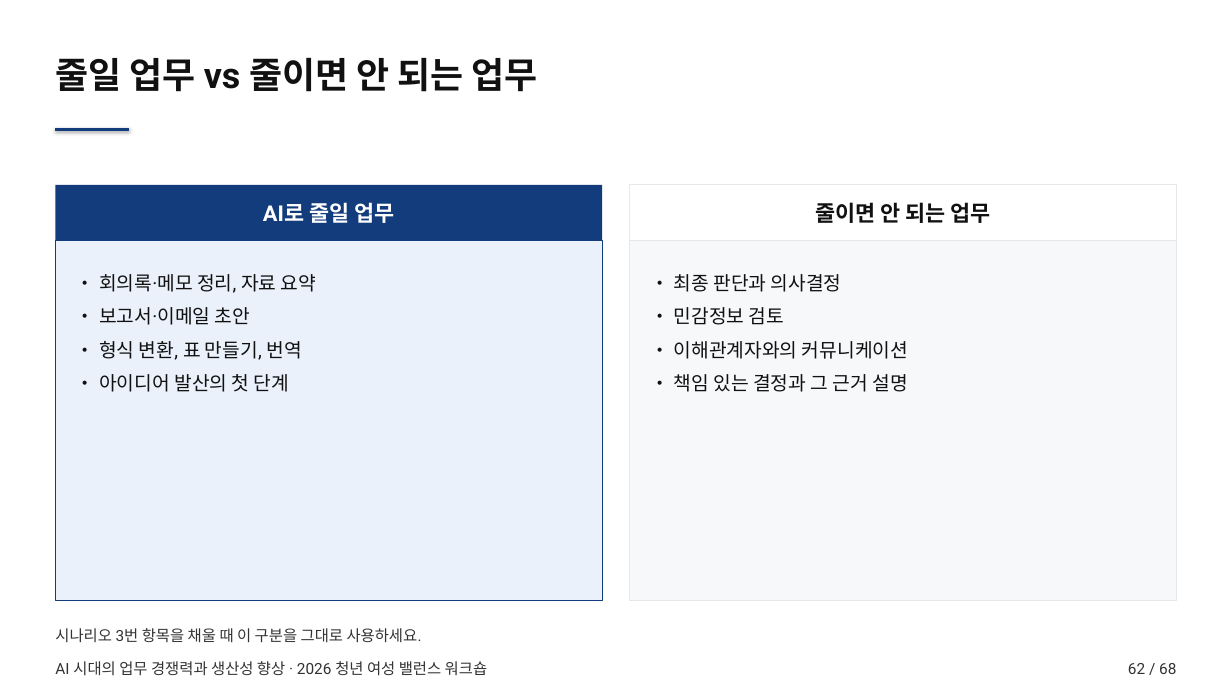
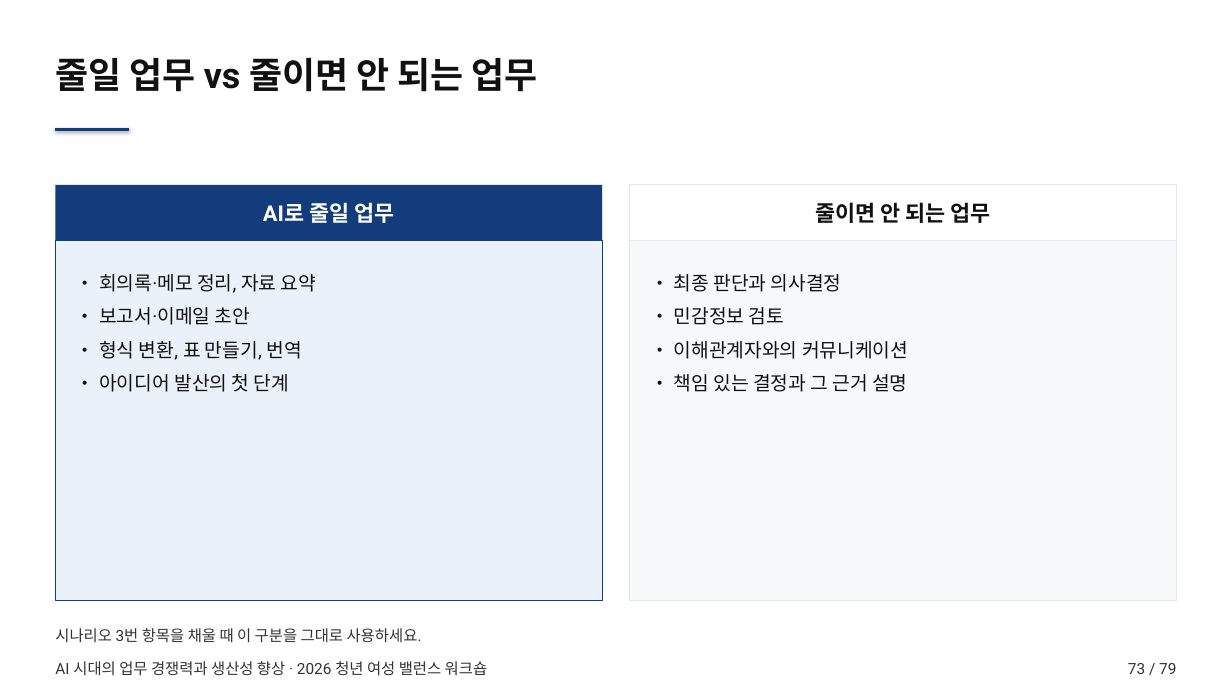
Before and after one commit to smilesjcha/how-to-work-better, a slide deck: slide 73 of lectures/20260723-worklife-ax-workshop/output/worklife-ax-workshop.pptx (slide 62 before the commit). Drawn at 1232x693 pixels with LibreOffice and Linux fonts; fonts in the diff are those of the drawing. Boxes give left, top, right and bottom in pixels: in the first picture for what was removed or moved away, otherwise in the second. Text is boxed around its words. In the diff, an @@ line names an element or a change of style, - is before the commit and + after.

```diff
--- a/lectures/20260723-worklife-ax-workshop/output/worklife-ax-workshop.pptx
+++ b/lectures/20260723-worklife-ax-workshop/output/worklife-ax-workshop.pptx
@@ text at box(1128, 663, 1176, 674): text changed @@
-62 / 68
+73 / 79
```
Also in this commit, not shown: 66 other slides changed, 11 slides added, 26 other files.
